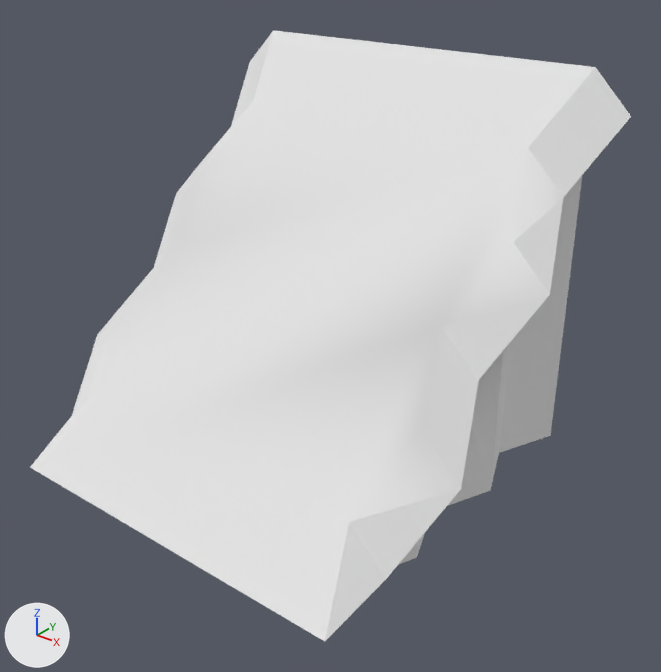
Two versions of the OBJ model DynamicLab/Assets/Nature Kit/Models/OBJ format/cliff_blockSlope_rock.obj, one commit apart.
Rendered twice from a 50 mm lens placed at (1.385, -1.588, 1.366), pointed at (0.107, 0.009, 0.376). The lights are fixed; the arrows at lower left show +X, +Y and +Z. The older version comes first. Where no turn or scale is listed for an object, it has been applied to the vertices.

Objects in the first picture: 'cliff_blockSlope_rock'.
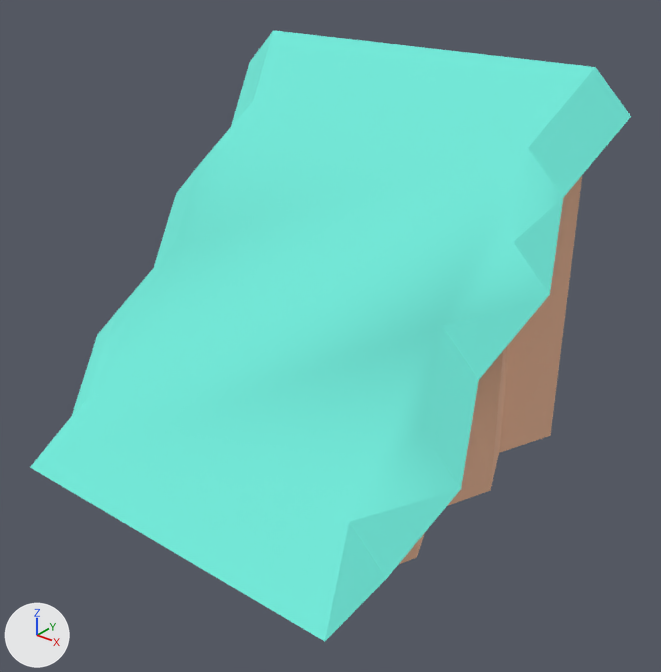
Changed parts and their boxes (x1, y1, x2, y2) in the pictures (661 x 672 px):
'cliff_blockSlope_rock', recoloured (white to cyan)
    both: (30, 30, 631, 641)

What changed in the scene script:
```text
Change mat_dirt:
    mat_dirt.base_color: (0.8, 0.8, 0.8) -> (0.886, 0.514, 0.341)  # white #e7e7e7 -> beige #f2be9e
Change mat_grass:
    mat_grass.base_color: (0.8, 0.8, 0.8) -> (0.173, 0.847, 0.722)  # white #e7e7e7 -> cyan #73eddd
```
